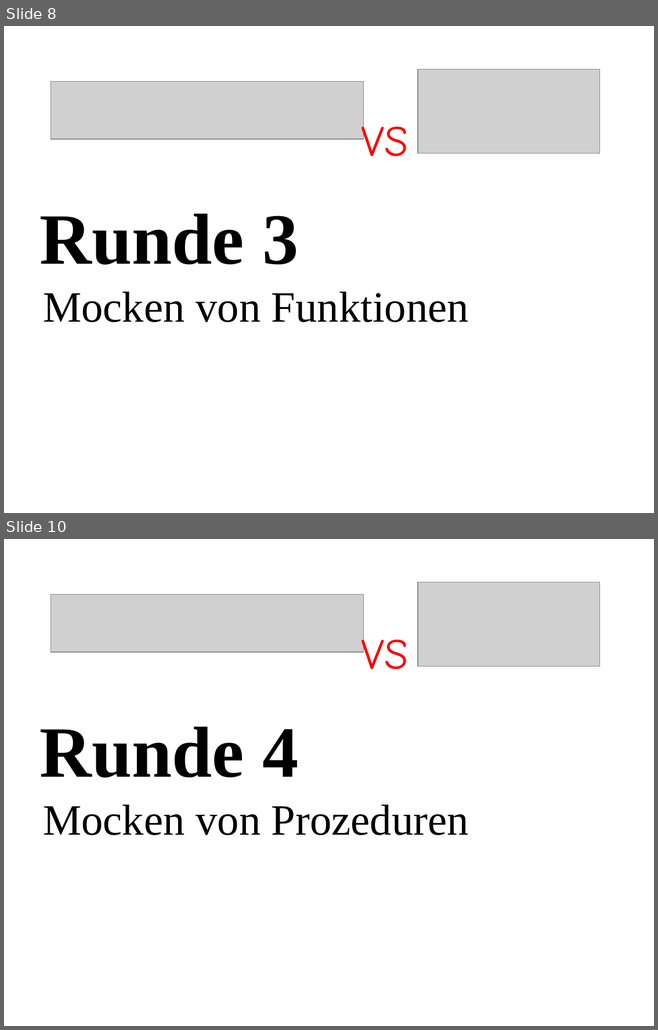
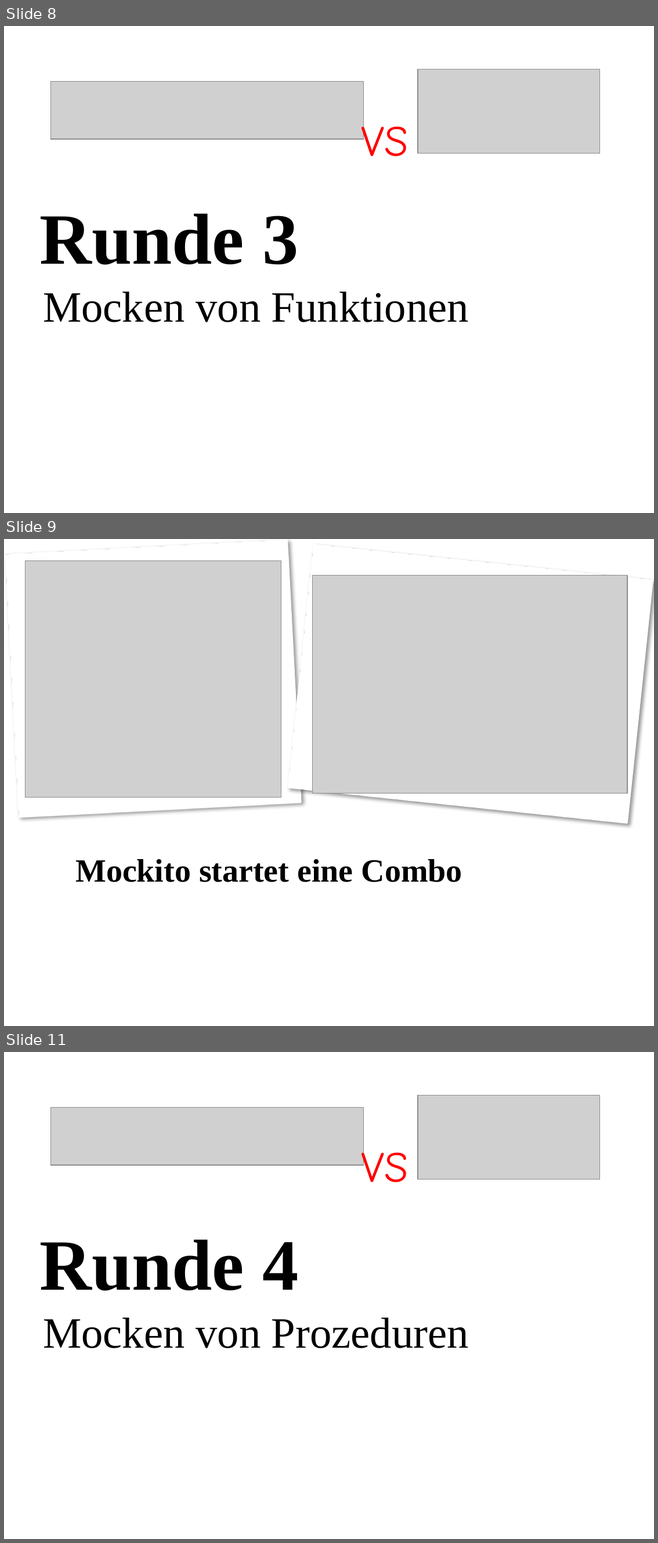
Before and after one commit to dataduke/Mocking, a slide deck: Präsentation.pptx. Shown one above the other, each under a label of ours: slides 8 and 10 before the commit, slides 8, 9 and 11 after it; the slides between them are not shown. The pictures are 658x1030 and 658x1543 pixels, drawn with LibreOffice and Linux fonts; fonts in the diff are those of the drawing; grey boxes stand for pictures; background and template pictures are left out. Boxes give left, top, right and bottom in pixels: in the first picture for what was removed or moved away, otherwise in the second. Text is boxed around its words. In the diff, an @@ line names an element or a change of style, - is before the commit and + after.

```diff
--- a/Präsentation.pptx
+++ b/Präsentation.pptx
@@ slide 9 added at [4, 539, 654, 1026], background picture (left out) @@
@@ rectangle added at [5, 540, 300, 817], fill #FFFFFF, outline #FFFFFF 1.5 pt @@
@@ rectangle added at [5, 540, 300, 818], fill gradient #D9D9D9 to #FFFFFF @@
@@ rectangle added at [288, 545, 652, 823], fill #FFFFFF, outline #FFFFFF 1.5 pt @@
@@ rectangle added at [288, 545, 652, 824], fill gradient #D9D9D9 to #FFFFFF @@
@@ picture added at [25, 560, 281, 798] @@
@@ picture added at [312, 576, 627, 794] @@
@@ title added at [75, 859, 462, 882], 36 pt, text #000000, bold @@
+Mockito startet eine Combo
@@ what was slide 10 is now slide 11 @@
```
Also in this commit, not shown: 1 slide changed, 1 other slide added, 1 slide removed, 6 other files.
